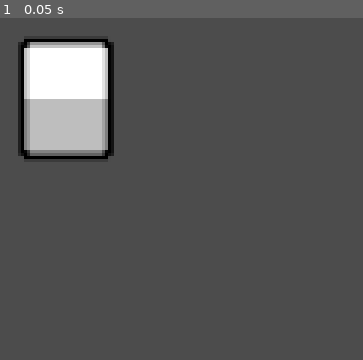
Above: before the commit, frame 1.
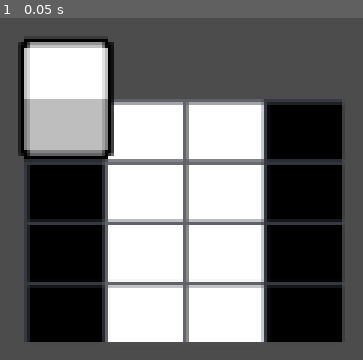
Above: after the commit, the same moment.

Repository: nfitzen/gtmk-jam-2022
Game: Godot game, scene res://instances/scenes/init/init.tscn
Same seed, same stepped clock (60 frames per second), same inputs: the game is played once before the commit and once after it.
Inputs:
- Up to frame 1 (0.05 s): no input

The runs differ from the first frame. In frame 1, 56% of the frame differs, in the area x 7-95%, y 23-95%.
Error before the commit: Parse Error: Variable "TileMap" shadows a native class. (res://instances/scenes/level/Level.gd:23)

Commit message:
minor cleanup
maybe just get rid of the onready vars period because it's not like the dollar sign syntax isn't idiomatic and terse

Diff:
--- a/src/instances/scenes/level/Level.gd
+++ b/src/instances/scenes/level/Level.gd
@@ -20,8 +20,8 @@
 export var grid_size = 4
 export var n_steps = 8
 
-onready var TileMap = get_node("TileMap")
-onready var Camera = get_node("Camera2D")
+onready var tile_map = $"TileMap"
+onready var camera = $"Camera2D"
 
 func in_bounds(vec, size):
     return vec.x >= 0 and vec.y >= 0 and vec.x < size and vec.y < size
@@ -62,7 +62,7 @@
         var row = []
         for x in range(grid_size):
             row.append(0)
-            TileMap.set_cell(x, y, BLACK_TILE)
+            tile_map.set_cell(x, y, BLACK_TILE)
         grid.append(row)
     var initializer_die = MutableDieState.new()
     var initializer_die_grid_pos = Vector2(0, 0)
@@ -74,7 +74,7 @@
         initializer_die.move(direction)
         initializer_die_grid_pos += DELTAS[direction]
         grid[initializer_die_grid_pos.y][initializer_die_grid_pos.x] += initializer_die.top
-        TileMap.set_cellv(initializer_die_grid_pos, WHITE_TILE)
+        tile_map.set_cellv(initializer_die_grid_pos, WHITE_TILE)
         debug_print_grid()
 
 
